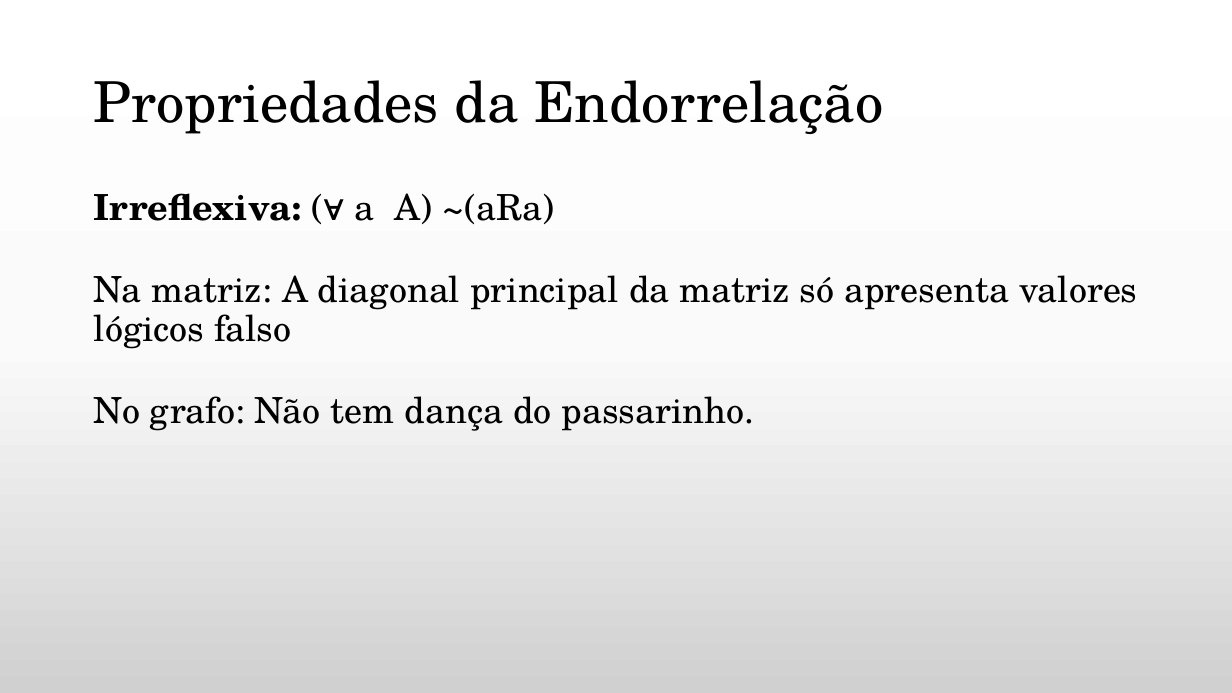
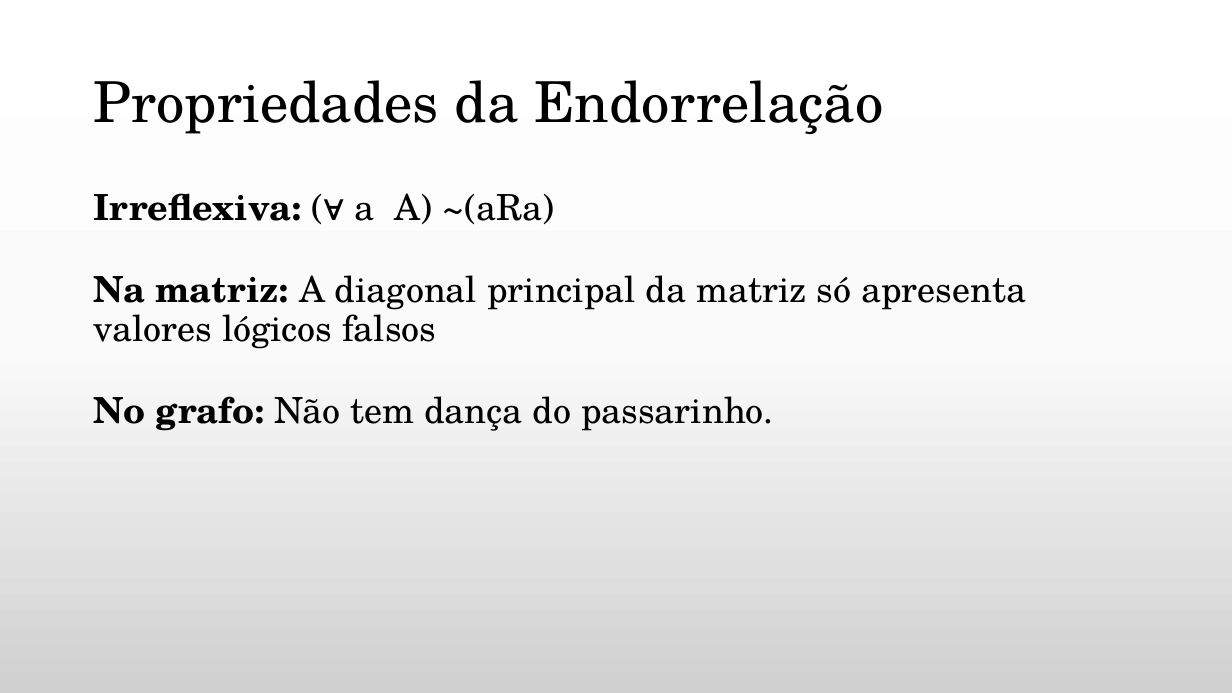
Before and after one commit to daniellygj/Fatec, a slide deck: slide 22 of 1º semestre/Revisões by danny/Revisão de Matemática Discreta.pptx. Drawn at 1232x693 pixels with LibreOffice and Linux fonts; fonts in the diff are those of the drawing; background and template pictures are left out. Boxes give left, top, right and bottom in pixels: in the first picture for what was removed or moved away, otherwise in the second. Text is boxed around its words. In the diff, an @@ line names an element or a change of style, - is before the commit and + after.

```diff
--- a/1º semestre/Revisões by danny/Revisão de Matemática Discreta.pptx
+++ b/1º semestre/Revisões by danny/Revisão de Matemática Discreta.pptx
@@ text at (x1=94, y1=275, x2=1026, y2=349): text changed @@
-Na matriz: A diagonal principal da matriz só apresenta valores lógicos falso
+Na matriz: A diagonal principal da matriz só apresenta valores lógicos falsos
@@ text at (x1=94, y1=396, x2=774, y2=431): bold on in "No grafo:" @@
```
Also in this commit, not shown: 9 other slides changed, 2 other files.
